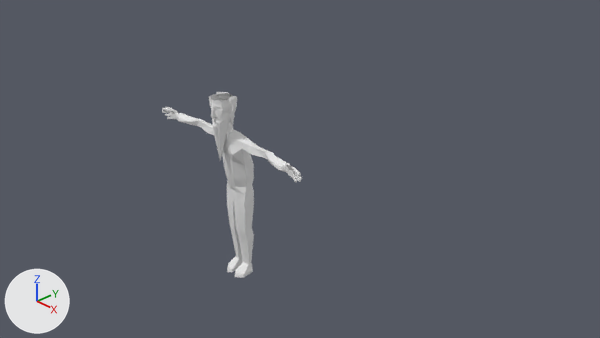
A saved change to the Blender file VCC/Zelf/poppetje.blend.
Camera for both pictures: the file's camera 'Camera'. The axes (+X, +Y, +Z) are drawn at lower left. The lights are the same throughout.

Script lines for the objects in view, before the commit:
```python
me_cube = bpy.data.meshes.new('Cube')
me_cube.from_pydata(...)  # 509 vertices, 489 faces; spans x 0.0..4.08, y -1.23..0.42, z -5.1..2.53
# faces by material slot: [245, 244]
me_cube.materials.append(mat_material)  # white #e7e7e7
me_cube.materials.append(mat_material_001)  # white #e7e7e7
me_cube_001 = bpy.data.meshes.new('Cube.001')
me_cube_001.from_pydata(...)  # 18 vertices, 13 faces; spans x 0.0..0.39, y -1.16..-0.68, z 0.0..1.84
me_cube_001.materials.append(mat_material)  # white #e7e7e7
ob_cube = bpy.data.objects.new('Cube', me_cube)
ob_cube.location = (0.0, 0.0, 6.43)
_m = ob_cube.modifiers.new('Mirror', 'MIRROR')
_m.use_clip = True
ob_cube_001 = bpy.data.objects.new('Cube.001', me_cube_001)
ob_cube_001.location = (0.0, 0.0, 6.43)
_m = ob_cube_001.modifiers.new('Mirror', 'MIRROR')
_m.use_clip = True
```
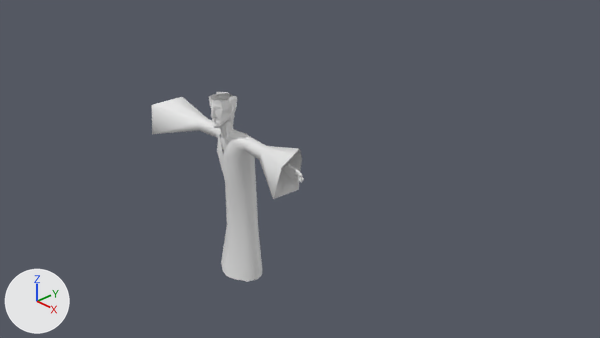
Commit message: added jurk

Location of each change, [x1, y1, x2, y2] in pixels of the pictures (600 x 338 px; the box of a moved part takes in the faces that stretch with it):
'Jurk', added: after [152, 97, 302, 281]
'Cube.001', deleted: before [212, 117, 230, 160]
part 1 of me_cube, moved or reshaped: before [162, 107, 302, 182]; after [281, 162, 304, 183]
part 2 of me_cube, moved or reshaped: before [200, 121, 268, 166]; after [220, 137, 229, 153]

What changed in the scene script:
```text
Change me_cube:
    used by ob_cube; location = (0.0, 0.0, 6.43)
    remove me_cube.from_pydata(...)  # 509 vertices, 489 faces; spans x 0.0..4.08, y -1.23..0.42, z -5.1..2.53
    add me_cube.from_pydata(...)  # 509 vertices, 489 faces; spans x 0.0..4.18, y -1.23..0.42, z -5.1..2.53
    me_cube part 1: 222 of 509 vertices moved; they spanned x 2.93..4.08, y -0.84..-0.47, z 0.5..1.11 and now span x 2.81..4.18, y -0.84..-0.47, z 0.5..1.11; mean shift (0.01, 0.0, 0.0); largest move (3.17, -0.47, 0.7) -> (2.85, -0.47, 0.6)
    me_cube part 2
    me_cube.vertices[45].co: (0.78, -0.19, 0.94) -> (0.78, -0.09, 0.94)  # pixel (248, 138) -> pixel (250, 138)
    me_cube.vertices[57].co: (0.67, -0.28, 0.54) -> (0.67, -0.15, 0.54)
    me_cube.vertices[84].co: (1.31, -0.19, 0.83) -> (1.31, -0.19, 0.95)  # pixel (258, 146) -> pixel (258, 142)
    me_cube.vertices[90].co: (1.37, -0.2, 0.55) -> (1.37, -0.2, 0.61)
    me_cube.vertices[116].co: (0.47, -0.72, 0.37) -> (0.47, -0.62, 0.37)  # pixel (232, 155) -> pixel (234, 154)
Add me_cylinder_004:
    me_cylinder_004.from_pydata(...)  # 66 vertices, 55 faces; spans x 0.0..3.82, y -1.54..0.57, z 1.37..7.86
    me_cylinder_004.polygons.foreach_set('use_smooth', [True] * 55)
Remove ob_cube_001:
    ob_cube_001 = bpy.data.objects.new('Cube.001', me_cube_001)
    ob_cube_001.location = (0.0, 0.0, 6.43)
    _m = ob_cube_001.modifiers.new('Mirror', 'MIRROR')
    _m.use_clip = True
Add ob_jurk:
    ob_jurk = bpy.data.objects.new('Jurk', me_cylinder_004)
    ob_jurk.location = (0.0, 0.0, 0.0)
    _m = ob_jurk.modifiers.new('Mirror', 'MIRROR')
    _m.use_clip = True
```
